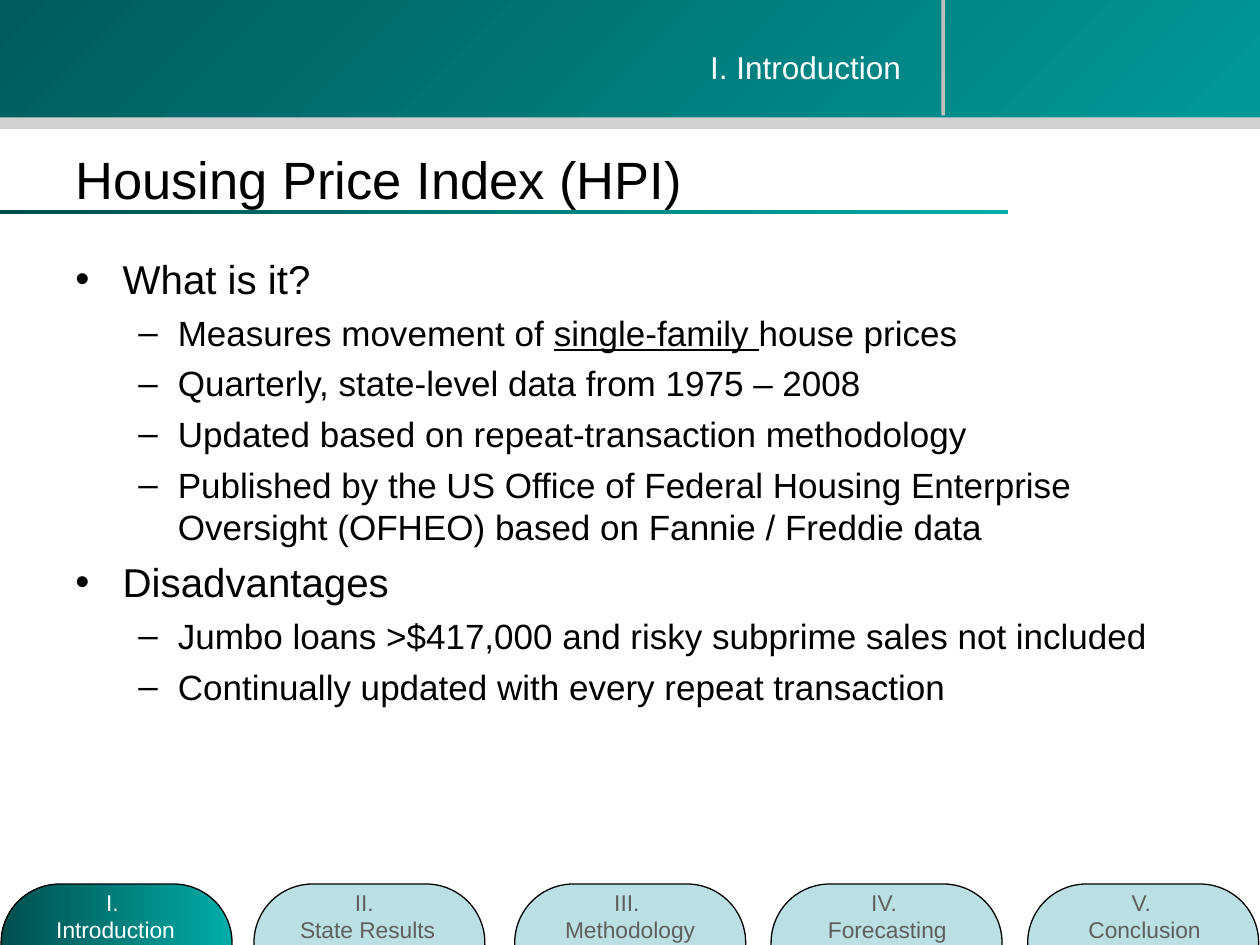
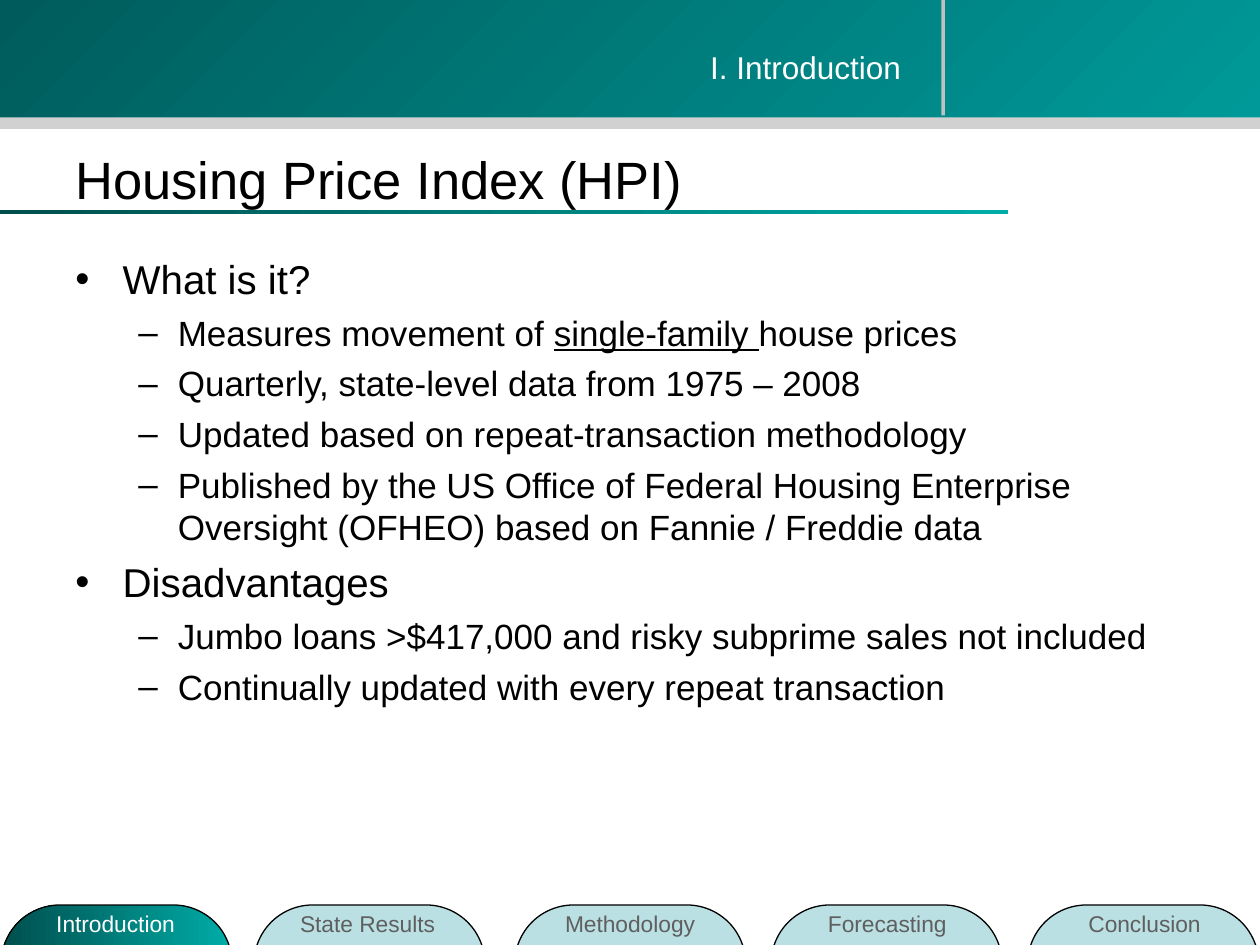
Before and after one commit to zhouzhenghui/svnrepository, a slide deck: slide 4 of SVNRepository/Presentation/M.Eng Final Presentation-take2.ppt. Drawn at 1260x945 pixels with LibreOffice and Linux fonts; fonts in the diff are those of the drawing; background and template pictures are left out. Boxes give left, top, right and bottom in pixels: in the first picture for what was removed or moved away, otherwise in the second. Text is boxed around its words. In the diff, an @@ line names an element or a change of style, - is before the commit and + after.

```diff
--- a/SVNRepository/Presentation/M.Eng Final Presentation-take2.ppt
+++ b/SVNRepository/Presentation/M.Eng Final Presentation-take2.ppt
@@ text at bbox=[56, 915, 175, 933]: text changed @@
-I.
-Introduction
+Introduction
@@ 5 rounded rectangles: place and size @@
-5 rounded rectangles at bbox=[1, 885, 1259, 945]
+5 rounded rectangles at bbox=[1, 905, 1259, 945]
@@ text at bbox=[300, 915, 435, 932]: text changed @@
-II.
-State Results
+State Results
@@ text at bbox=[565, 915, 695, 937]: text changed @@
-III.
-Methodology
+Methodology
@@ text at bbox=[828, 915, 947, 937]: text changed @@
-IV.
-Forecasting
+Forecasting
@@ text at bbox=[1088, 915, 1200, 932]: text changed @@
-V.
-Conclusion
+Conclusion
```
Also in this commit, not shown: 8 other slides changed, 1 slide added.
